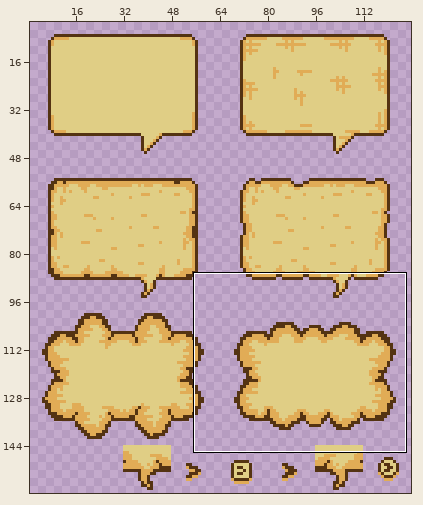
Two versions of one sprite sheet, TrappedInside/Assets/Sprites/Speech bubble/speech-bubble-hornet.png. Above: a wide view before the commit, with the close-up outlined.
Close-up. Before the edit:
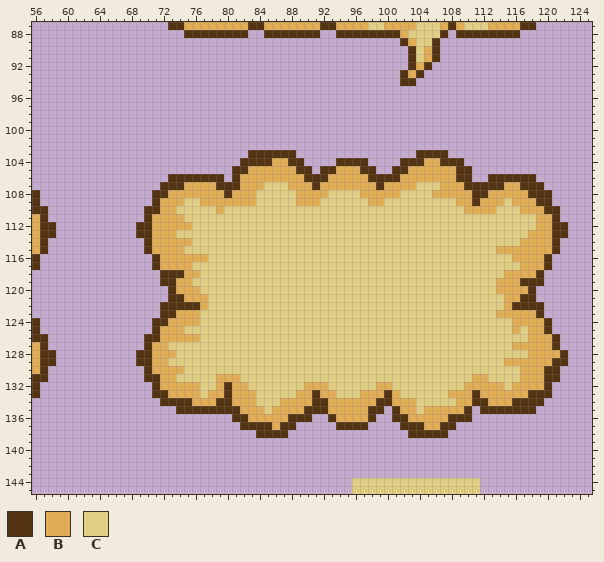
The file is 128x160 pixels. Shown: x 56..125, y 87..145. The wide view leaves out empty margins.
Palette (. is transparent): A #543312  B #e1ac56  C #e0ce85
Pixels before (only the part around the change), first column x 56:
 87 .................AABBBBBBBBAABBBBBBBAABBBBCCBBBBCCCBABCCCBBBBAA.......
 88 ...................AAAAAAAA..AAAAAAA..AAAAAAAABCCCCA.AAAAAAAA.........
 89 ..............................................ABCCA...................
 90 ...............................................ACBA...................
 91 ...............................................ACBA...................
 92 ...............................................ABA....................
 93 ..............................................ABA.....................
 94 ..............................................AA......................
 95 ......................................................................
 96 ......................................................................
 97 ......................................................................
 98 ......................................................................
 99 ......................................................................
100 ......................................................................
101 ......................................................................
102 ......................................................................
103 ...........................AAAAAA...............AAAA..................
104 ..........................AAAABBAA....AAAA....AAABBAAA................
105 .........................AABBBBBBAA.AABBBAA..AABBBBBBAA...............
106 .................AAAAAAA.ABBBBBBBBAAABBBBBAAAABBBBBBBAA..AAAAAA.......
107 ................AAABBBBAAABBBCCCBBBABBBBBBBABBBBCCCBBBAAAAABBAAA......
108 A..............AABBBBBBBABBBCCCCCBBBBCCCCBBBBBCCCCBBBBBAABBBBBAAA.....
109 A..............ABBBCCBBBBBBBCCCCCBBBCCCCCCBBCCCCCCCCCBBABBBCBBBAA.....
110 AA............AABBCCCCCBCCCCCCCCCCCCCCCCCCCCCCCCCCCCCCBBBBCCCBBBAA....
111 BA............ABBBBCCCCCCCCCCCCCCCCCCCCCCCCCCCCCCCCCCCCCCCCCCCCBBA....
112 BAA..........AABBBBBCCCCCCCCCCCCCCCCCCCCCCCCCCCCCCCCCCCCCCCCCCCBBAA...
113 BAA..........AABBBCCCCCCCCCCCCCCCCCCCCCCCCCCCCCCCCCCCCCCCCCCCCBBBAA...
114 BA............ABBBBBCCCCCCCCCCCCCCCCCCCCCCCCCCCCCCCCCCCCCCCCCBBBBA....
115 BA............ABBBBCCCCCCCCCCCCCCCCCCCCCCCCCCCCCCCCCCCCCCCBBBBBBBA....
116 A..............ABBBBBBCCCCCCCCCCCCCCCCCCCCCCCCCCCCCCCCCCCCCCBBBBA.....
117 A..............ABBBBCCCCCCCCCCCCCCCCCCCCCCCCCCCCCCCCCCCCCCCCCBBBA.....
118 ................AAABBCCCCCCCCCCCCCCCCCCCCCCCCCCCCCCCCCCCCCCBBBBA......
119 ................AABBCCCCCCCCCCCCCCCCCCCCCCCCCCCCCCCCCCCCCCBBBAAA......
120 .................ABBBCCCCCCCCCCCCCCCCCCCCCCCCCCCCCCCCCCCCCBBBBA.......
121 .................AABBBCCCCCCCCCCCCCCCCCCCCCCCCCCCCCCCCCCCCCBBAA.......
122 ................AAAAABCCCCCCCCCCCCCCCCCCCCCCCCCCCCCCCCCCCCCBAAAA......
123 ................AABBBCCCCCCCCCCCCCCCCCCCCCCCCCCCCCCCCCCCCCBBBBBA......
124 A..............AABBBBCCCCCCCCCCCCCCCCCCCCCCCCCCCCCCCCCCCCCCCBBBBA.....
125 A..............ABBBCCCCCCCCCCCCCCCCCCCCCCCCCCCCCCCCCCCCCCCCCBCBBA.....
126 AA............AABBBBBCCCCCCCCCCCCCCCCCCCCCCCCCCCCCCCCCCCCCCCCCBBBA....
127 BA............ABBCCCCCCCCCCCCCCCCCCCCCCCCCCCCCCCCCCCCCCCCCCCBBBBBA....
128 BAA..........AABBBCCCCCCCCCCCCCCCCCCCCCCCCCCCCCCCCCCCCCCCCCCCCBBBBA...
129 BAA..........AABBCCCCCCCCCCCCCCCCCCCCCCCCCCCCCCCCCCCCCCCCCCBBBBBBAA...
130 BA............ABBBBCCCCCCCCCCCCCCCCCCCCCCCCCCCCCCCCCCCCCCCCCCBBBAA....
131 AA............AABBCCCCCBBBCCCCCCCCCCCCCCCCCCCCCCCCCCCCCBBCCCCBBBAA....
132 A..............ABBBBBCCBABBCCCCCCCBBBCCCCCCBBCCCCCCCCCBBBBBCBBBBA.....
133 A..............AABBBBCBBABBBCCCCCBBABBCCCBBBABCCCCCCBBBABBBBBBAAA.....
134 ................AAAABBBAABBBCCCBBBBAABBBBBBAABBBCCCCCBBAABBBAAAA......
135 ..................AAAAAAAABBBCBBBBAAABBBBBAA.ABBCBBBBBA.AAAAAAA.......
136 .........................AABBBBBAAA..ABBBBA..AABBBBBAAA...............
137 ..........................AAAABAA.....AAAA....AAABBAA.................
138 ............................AAAA...............AAAAA..................
139 ......................................................................
140 ......................................................................
141 ......................................................................
142 ......................................................................
143 ......................................................................
144 ........................................CCCCCCCCCCCCCCCC..............
145 ........................................CCCCCCCCCCCCCCCC..............
Now the later version:
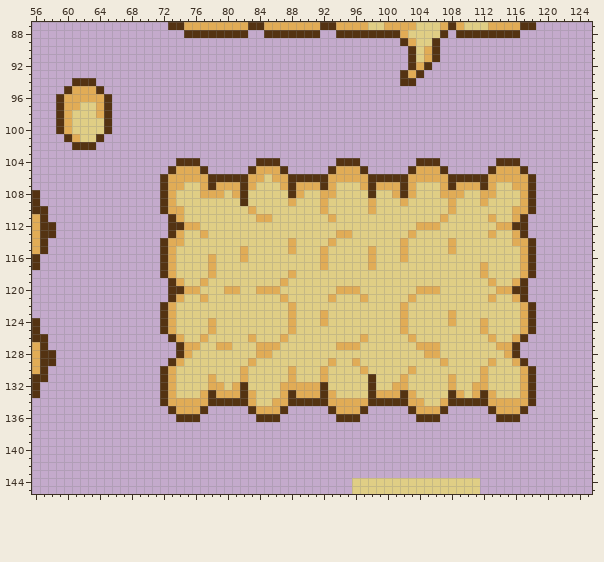
Edits made:
y 94: x 61..63 ... -> AAA
y 95: x 60..64 ..... -> ABBBA
y 96: x 59..65 ....... -> ABBBBBA
y 97: x 59..65 ....... -> ABBCCBA
y 98: x 59..65 ....... -> ABCCCBA
y 99..100: x 59..65 ....... -> ABCCCCA
y 101: x 60..64 ..... -> ABCCA
y 102: x 61..63 ... -> AAA
y 103: x 83..88 AAAAAA -> ......; x 104..107 AAAA -> ....
y 104: x 74..76 ... -> AAA; x 82..83 AA -> ..; x 86..89 BBAA -> A...; x 97 A -> .; x 102..103 AA -> ..; x 105..109 BBAAA -> AA...; x 114..116 ... -> AAA
y 105: x 73..77 ..... -> ABBBA; x 81..83 AAB -> ..A; x 87..90 BBAA -> A...; x 92 A -> .; x 98 A -> .; x 101..103 AAB -> ..A; x 107..110 BBAA -> A...; x 113..117 ..... -> ABBBA
y 106: x 72..77 .AAAAA -> ABBBBB; x 80 . -> A; x 82 B -> A; x 85 B -> C; x 88..89 BB -> AA; x 102 B -> A; x 108 B -> A; x 111..117 ..AAAAA -> AABBBBB
y 107: x 73..76 AABB -> BBCC; x 78..82 BAAAB -> ABBBA; x 84 B -> C; x 87..88 CB -> BA; x 91..92 AB -> BA; x 94..96 BBB -> CCC; x 98..99 BA -> AB; x 102 B -> A; x 108 B -> A; x 110..111 AA -> BB; x 113..115 AAB -> BCC; x 117 A -> B; x 119 A -> .
y 108: x 71 A -> .; x 74..76 BBB -> CCC; x 80 A -> C; x 82..83 BB -> AC; x 88 C -> A; x 90..91 BB -> CC; x 93 C -> B; x 97..100 BBBB -> CACC; x 102..103 CC -> AB; x 106 B -> C; x 110..112 BAA -> CCB; x 114..116 BBB -> CCC; x 119..120 AA -> ..
y 109: x 71..72 AB -> .A; x 74 B -> C; x 77..83 BBBBBBB -> CCCCCAC; x 88..92 CBBBC -> BCCCB; x 99 B -> C; x 102 C -> B; x 108..111 CBBA -> BCCC; x 113..114 BB -> CC; x 116 B -> C; x 118..120 BAA -> A..
y 110: x 70..72 AAB -> ..A; x 74 C -> B; x 79 B -> C; x 83 C -> B; x 92 C -> B; x 98 C -> B; x 108 C -> B; x 110..113 BBBB -> CCCC; x 116 C -> B; x 118..121 BBAA -> A...
y 111: x 70..73 ABBB -> ...A; x 84..85 CC -> BB; x 93 C -> B; x 107 C -> B; x 113 C -> B; x 116..121 CCCBBA -> BA....
y 112: x 69..74 AABBBB -> ....AA; x 76 C -> B; x 104..106 CCC -> BBB; x 114..122 CCCCCBBAA -> BBAA.....
y 113: x 69..74 AABBBC -> ....AB; x 77 C -> B; x 94..95 CC -> BB; x 103 C -> B; x 113 C -> B; x 116..122 CCBBBAA -> BA.....
y 114: x 70..72 ABB -> ..A; x 75 B -> C; x 88 C -> B; x 93 C -> B; x 102 C -> B; x 108 C -> B; x 116 C -> B; x 118..121 BBBA -> A...
y 115: x 70..72 ABB -> ..A; x 74 B -> C; x 82 C -> B; x 88 C -> B; x 92 C -> B; x 98 C -> B; x 102 C -> B; x 108 C -> B; x 114..116 BBB -> CCC; x 118..121 BBBA -> A...
y 116: x 71..72 AB -> .A; x 74..78 BBBBC -> CCCCB; x 82 C -> B; x 92 C -> B; x 98 C -> B; x 102 C -> B; x 116 B -> C; x 118..120 BBA -> A..
y 117: x 71..72 AB -> .A; x 74..75 BB -> CC; x 78 C -> B; x 92 C -> B; x 98 C -> B; x 112 C -> B; x 118..120 BBA -> A..
y 118: x 73..76 AABB -> BCCC; x 78 C -> B; x 88 C -> B; x 112 C -> B; x 115..116 BB -> CC; x 118..119 BA -> A.
y 119: x 72 A -> .; x 75 B -> C; x 77 C -> B; x 87 C -> B; x 113..115 CBB -> BCC; x 118..119 AA -> ..
y 120: x 74 B -> A; x 80..81 CC -> BB; x 84..86 CCC -> BBB; x 94..96 CCC -> BBB; x 104..106 CCC -> BBB; x 116..118 BBA -> AA.
y 121: x 74..76 ABB -> BCC; x 87 C -> B; x 93 C -> B; x 97 C -> B; x 103 C -> B; x 113 C -> B; x 115 B -> C; x 118 A -> .
y 122: x 73..77 AAAAB -> BCCCC; x 88 C -> B; x 102 C -> B; x 115..117 BAA -> CCB; x 119 A -> .
y 123: x 73..76 ABBB -> BCCC; x 88 C -> B; x 92 C -> B; x 102 C -> B; x 108 C -> B; x 114..116 BBB -> CCC; x 118..119 BA -> A.
y 124: x 71 A -> .; x 74..76 BBB -> CCC; x 78 C -> B; x 88 C -> B; x 92 C -> B; x 102 C -> B; x 108 C -> B; x 112 C -> B; x 116 B -> C; x 118..120 BBA -> A..
y 125: x 71..72 AB -> .A; x 74 B -> C; x 78 C -> B; x 88 C -> B; x 102 C -> B; x 112 C -> B; x 116..120 BCBBA -> CBA..
y 126: x 70..73 AABB -> ...A; x 75..77 BBC -> CCB; x 83 C -> B; x 87 C -> B; x 97 C -> B; x 103 C -> B; x 113 C -> B; x 116..121 CCBBBA -> BA....
y 127: x 70..76 ABBCCCC -> ....ABB; x 79..80 CC -> BB; x 84..86 CCC -> BBB; x 94..96 CCC -> BBB; x 104..106 CCC -> BBB; x 114..121 CCBBBBBA -> BBA.....
y 128: x 69..75 AABBBCC -> .....AB; x 84..85 CC -> BB; x 105..106 CC -> BB; x 115..122 CCCBBBBA -> BA......
y 129: x 69..74 AABBCC -> ....AB; x 83 C -> B; x 93 C -> B; x 96 C -> B; x 107 C -> B; x 113 C -> B; x 115 B -> C; x 117..122 BBBBAA -> A.....
y 130: x 70..72 ABB -> ..A; x 74 B -> C; x 82 C -> B; x 88 C -> B; x 92 C -> B; x 97 C -> B; x 103 C -> B; x 112 C -> B; x 118..121 BBAA -> A...
y 131: x 70..72 AAB -> ..A; x 78..82 CBBBC -> BCCCB; x 88 C -> B; x 92 C -> B; x 98 C -> A; x 102 C -> B; x 108 C -> B; x 111 B -> C; x 118..121 BBAA -> A...
y 132: x 71..72 AB -> .A; x 74..76 BBB -> CCC; x 78 C -> B; x 80 A -> C; x 82 B -> A; x 87..89 CCC -> BBB; x 92 B -> A; x 98..102 CBBCC -> ACCBB; x 108 C -> B; x 110 B -> C; x 113..114 BB -> CC; x 116 B -> C; x 118..120 BBA -> A..
y 133: x 71 A -> .; x 74..78 BBBCB -> CCCBA; x 80 A -> B; x 82 B -> A; x 87..88 CC -> BA; x 91..92 AB -> BA; x 97..98 BB -> CA; x 100 A -> B; x 102..103 CC -> AB; x 108 B -> A; x 110..112 BAB -> CBA; x 114..116 BBB -> CCC; x 119..120 AA -> ..
y 134: x 73..75 AAA -> BBB; x 78 B -> A; x 81..82 BB -> AA; x 86 C -> B; x 88..90 BBB -> AAA; x 98 B -> A; x 101..102 BB -> AA; x 104 C -> B; x 107..110 CCBB -> BAAA; x 116..117 AA -> BB; x 119 A -> .
y 135: x 73..76 .AAA -> ABBB; x 78..83 AAAABB -> .....A; x 85 C -> B; x 87..93 BBBAAAB -> A.....A; x 97..99 BAA -> A..; x 101..104 ABBC -> ..AB; x 107..110 BBBA -> A...; x 112 A -> .; x 114..116 AAA -> BBB; x 118 A -> .
y 136: x 74..76 ... -> AAA; x 81..90 AABBBBBAAA -> ...AAA....; x 93..98 ABBBBA -> .AAA..; x 101..110 AABBBBBAAA -> ...AAA....; x 114..116 ... -> AAA
y 137: x 82..88 AAAABAA -> .......; x 94..97 AAAA -> ....; x 102..108 AAABBAA -> .......
y 138: x 84..87 AAAA -> ....; x 103..107 AAAAA -> .....
